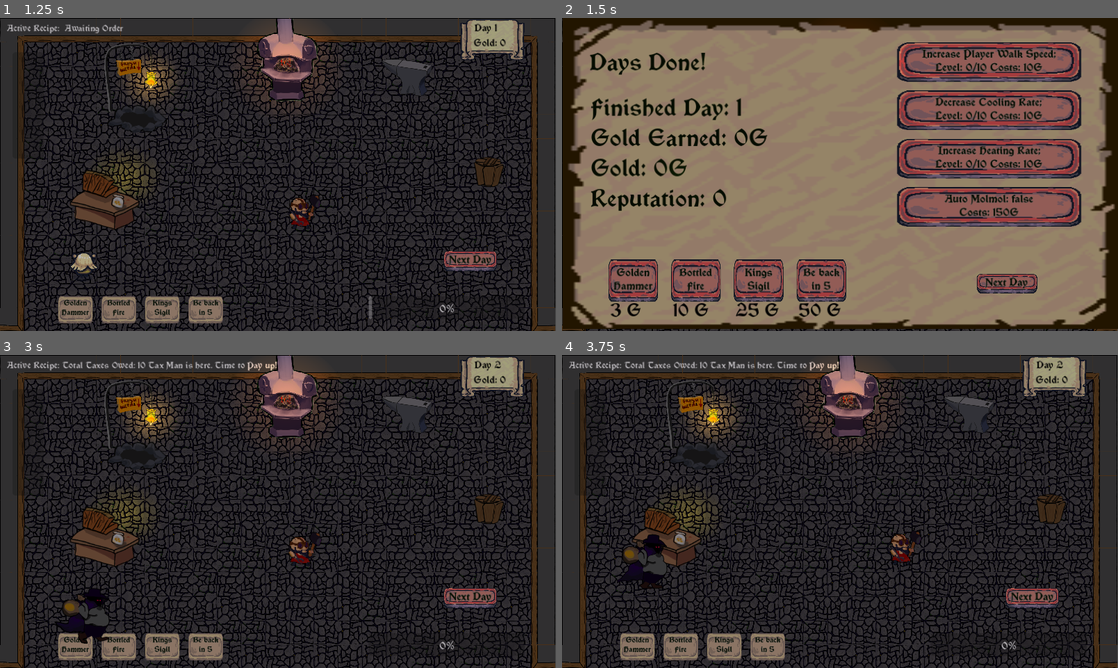
Above: before the commit, frames 1-4 (two rows, left to right).
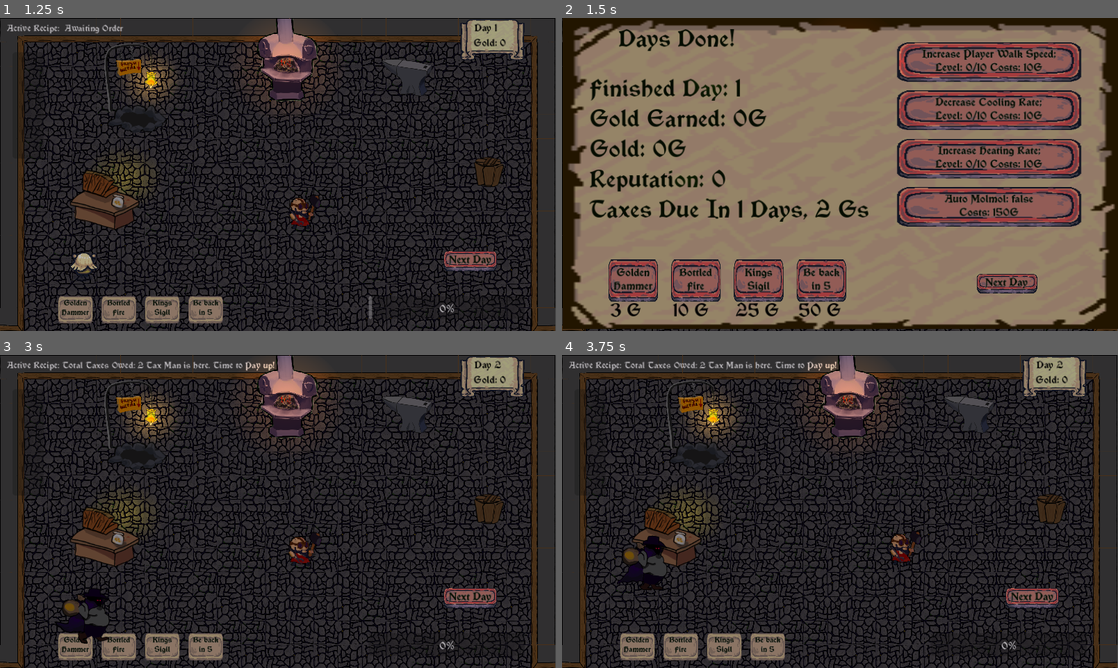
Above: after the commit, the same moments.

Repository: kevinjarocki/BladeRush2.0
Game: Godot game, scene res://menu.tscn
The game is run twice, just before and just after one commit, with the same random seed, the same clock (stepped at 60 frames per second) and the same inputs.
Inputs (mouse positions are in pixels of both pictures, inside the frame that each line leads up to):
- Up to frame 1 (1.25 s): click "Play" at 0.5 s
- Up to frame 2 (1.5 s): click "Next Day" at 1.25 s
- Up to frame 3 (3 s): click "Next Day" at 2 s; click "Next Day" at 2.75 s
- Up to frame 4 (3.75 s): move the mouse to (962, 495) at 3.52 s; hold D (move_right) from 3.53 s (still down); click (962, 495) at 3.6 s

Frame 1 is identical in both runs. In frame 2, 6.5% of the frame differs, in the area x 4-56%, y 3-66%; in frame 3, 0.3%; in frame 4, 0.5%.

Commit message:
ValuesChanged

Diff:
--- a/AnvilGame.tscn
+++ b/AnvilGame.tscn
@@ -112,7 +112,6 @@
 }]
 
 [sub_resource type="ParticleProcessMaterial" id="ParticleProcessMaterial_h4lqw"]
-particle_flag_disable_z = true
 inherit_velocity_ratio = 1.0
 direction = Vector3(1, -0.4, 0)
 spread = 180.0
--- a/EndDay.gd
+++ b/EndDay.gd
@@ -4,6 +4,8 @@
 var moneyPrevTurn = 0
 var moneyEarned = 0
 var beBackIn5Game = false
+var taxesDueDate = 0
+var taxesDueValue = 0
 
 signal nextDayPressed
 signal speedInc
@@ -20,7 +22,8 @@
 	$Control/PlayerSpeedInc.text = "Increase Player Walk Speed; \nLevel: " + str(owner.playerSpeedModInc) + "/10 Costs: " + str(owner.playerSpeedModCost[owner.playerSpeedModInc]) + "G"
 	$Control/CoolingRateDec.text = "Decrease Cooling Rate; \nLevel: " + str(owner.coolingModInc) + "/10 Costs: " + str(owner.coolingModCost[owner.coolingModInc]) + "G"
 	$Control/HeatRateInc.text = "Increase Heating Rate; \nLevel: " + str(owner.heatingModInc) + "/10 Costs: " + str(owner.heatingModCost[owner.heatingModInc]) + "G"
-	$Control/Info.text = "Finished Day: " + str(owner.day) + "\nGold Earned: " + str(moneyEarned) + "G\nGold: " + str(owner.money) + "G\nReputation: " + str(floor(owner.rep))
+	$Control/Info.text = "Finished Day: " + str(owner.day) + "\nGold Earned: " + str(moneyEarned) + "G\nGold: " + str(owner.money) + "G\nReputation: " + str(floor(owner.rep)) + "\nTaxes Due In " + str(taxesDueDate) + " Days, " + str(taxesDueValue) + " Gs"
+
 	$Control/AutoIngot.text = "Auto Molmol: " + str(owner.autoMolmol) + "\nCosts: " + str(owner.autoMolmolCost) + "G"
 
 	$"Control/Golden Hammer".disabled = owner.goldenHammer
@@ -33,6 +36,12 @@
 
 func endDay(day, money):
 	visible = true
+	if owner.day == 1:
+		taxesDueDate = 1
+		taxesDueValue = 2
+	else:
+		taxesDueDate = 5 - (owner.day % 5)
+		taxesDueValue = int(6*pow((((owner.day/5)+1)*5),1.1))
 	moneyEarned = owner.money - moneyPrevTurn
 
 func _on_next_day_pressed():
--- a/Player.gd
+++ b/Player.gd
@@ -71,7 +71,7 @@
 
 func _on_area_2d_body_entered(body):
 	station = body
-	#print(station.name)
+	print(station.name)
 
 func _on_area_2d_body_exited(body):
 	station = null
--- a/Player.tscn
+++ b/Player.tscn
@@ -5,7 +5,7 @@
 
 [sub_resource type="CapsuleShape2D" id="CapsuleShape2D_fl4ui"]
 radius = 43.0
-height = 98.0
+height = 90.0
 
 [sub_resource type="AtlasTexture" id="AtlasTexture_11dum"]
 atlas = ExtResource("3_yvduj")
@@ -186,7 +186,7 @@
 [node name="Area2D" type="Area2D" parent="."]
 
 [node name="CollisionShape2D" type="CollisionShape2D" parent="Area2D"]
-position = Vector2(0, -10)
+position = Vector2(-7, -4)
 shape = SubResource("CapsuleShape2D_fl4ui")
 
 [node name="AnimatedSprite2D" type="AnimatedSprite2D" parent="Area2D"]
@@ -202,6 +202,4 @@
 debug_color = Color(0.729412, 0, 0.137255, 0.419608)
 
 [connection signal="body_entered" from="Area2D" to="." method="_on_area_2d_body_entered"]
-[connection signal="body_entered" from="Area2D" to="Area2D" method="_on_body_entered"]
 [connection signal="body_exited" from="Area2D" to="." method="_on_area_2d_body_exited"]
-[connection signal="body_exited" from="Area2D" to="Area2D" method="_on_body_exited"]
--- a/ShopManager.gd
+++ b/ShopManager.gd
@@ -253,9 +253,9 @@
 			print("rep: ",rep)
 
 			if ingotNode.quality == 100:
-				sellValue = int(recipeValue*materialValue*4)
-			elif ingotNode.quality > 90:
 				sellValue = int(recipeValue*materialValue*2)
+			elif ingotNode.quality > 95:
+				sellValue = int(recipeValue*materialValue*1.3)
 			else:
 				sellValue = int(recipeValue*materialValue*(ingotNode.quality/100))
 
@@ -297,7 +297,7 @@
 		else:
 			activeRecipe = recipeProgression[randi_range(0,recipeProgression.size()-1)]
 
-		challengeRating = 3 + rep/4
+		challengeRating = 2 + rep/4
 		level = floor(challengeRating)
 		if level <= materialProgression.size():
 			activeMaterial = materialProgression[randi_range(0,level-1)]
@@ -354,6 +354,10 @@
 		$AnvilGame.abortAnvilGame()
 		ingotNode.queue_free()
 
+		if autoMolmol:
+			await get_tree().create_timer(.2).timeout
+			playerAtOreBox()
+
 #Checks if player is holding an ingot, returns ingot node or false
 func ingotCheck():
 	for child in $Player.get_children():
@@ -409,13 +413,18 @@
 	day += 1
 	dayTimer = 0.00
 	#START HERE -------------------------------------------------------------
-	if(day == 2 || day % 5 == 0):
+	if day == 2:
 		taxManHere = true
-		taxesOwed = int(5*pow(day,1.1))
+		taxesOwed = 2
 		createTaxMan()
 		activeRecipe = "Tax Man is here. Time to Pay up!"
 		activeMaterial = "Total Taxes Owed: " + str(snappedf(taxesOwed,1.0))
-
+	elif(day % 5 == 0):
+		taxManHere = true
+		taxesOwed = int(6*pow(day,1.1))
+		createTaxMan()
+		activeRecipe = "Tax Man is here. Time to Pay up!"
+		activeMaterial = "Total Taxes Owed: " + str(snappedf(taxesOwed,1.0))
 	else:
 		createCustomer()
 
--- a/cash_register.gd
+++ b/cash_register.gd
@@ -15,3 +15,11 @@
 		await get_tree().create_timer(.05).timeout
 
 	$Label.visible = false
+
+
+
+
+func _on_area_2d_area_entered(area):
+	print(area.name)
+	print("here")
+	pass # Replace with function body.
--- a/cash_register.tscn
+++ b/cash_register.tscn
@@ -69,11 +69,11 @@
 "speed": 15.0
 }]
 
+[sub_resource type="RectangleShape2D" id="RectangleShape2D_hmlun"]
+size = Vector2(41.7754, 30.8874)
+
 [sub_resource type="RectangleShape2D" id="RectangleShape2D_lui1a"]
-size = Vector2(18.7166, 11.2462)
-
-[sub_resource type="RectangleShape2D" id="RectangleShape2D_hmlun"]
-size = Vector2(23.1765, 23.7596)
+size = Vector2(21.262, 10.177)
 
 [sub_resource type="Gradient" id="Gradient_sk8cu"]
 offsets = PackedFloat32Array(0, 0.655844)
@@ -95,23 +95,22 @@
 script = ExtResource("2_gf6xs")
 metadata/_edit_group_ = true
 
-[node name="StaticBody2D" type="StaticBody2D" parent="."]
-position = Vector2(177, 392)
-scale = Vector2(6.67857, 6.31325)
-collision_layer = 129
-
-[node name="CollisionShape2D" type="CollisionShape2D" parent="StaticBody2D"]
-position = Vector2(-27.1016, -57.9733)
-shape = SubResource("RectangleShape2D_lui1a")
-debug_color = Color(0.960784, 0, 0.505882, 0.419608)
-
 [node name="Area2D" type="Area2D" parent="."]
-position = Vector2(177, 392)
 scale = Vector2(6.67857, 6.31325)
 
 [node name="CollisionShape2D" type="CollisionShape2D" parent="Area2D"]
-position = Vector2(-26.861, -60.8245)
+position = Vector2(-0.449196, -0.475189)
+scale = Vector2(1, 1)
 shape = SubResource("RectangleShape2D_hmlun")
+
+[node name="StaticBody2D" type="StaticBody2D" parent="."]
+scale = Vector2(6.67857, 6.31325)
+
+[node name="CollisionShape2D" type="CollisionShape2D" parent="StaticBody2D"]
+position = Vector2(-0.748663, 5.08851)
+scale = Vector2(1, 1)
+shape = SubResource("RectangleShape2D_lui1a")
+debug_color = Color(0.960784, 0, 0.505882, 0.419608)
 
 [node name="Ding" type="AudioStreamPlayer2D" parent="."]
 stream = ExtResource("2_lrslc")
@@ -140,3 +139,5 @@
 offset_bottom = 14.0
 text = "test"
 label_settings = SubResource("LabelSettings_roa4a")
+
+[connection signal="area_entered" from="Area2D" to="." method="_on_area_2d_area_entered"]
--- a/end_day.tscn
+++ b/end_day.tscn
@@ -43,18 +43,22 @@
 
 [node name="Info" type="Label" parent="Control"]
 layout_mode = 0
-offset_left = 59.0
-offset_top = 153.0
-offset_right = 309.0
-offset_bottom = 314.0
-text = "INFO"
+offset_left = 57.0
+offset_top = 113.0
+offset_right = 307.0
+offset_bottom = 450.0
+text = "Line 1
+2
+3
+4
+5"
 
 [node name="DaysDone" type="Label" parent="Control"]
 layout_mode = 0
-offset_left = 57.0
-offset_top = 59.0
-offset_right = 377.0
-offset_bottom = 185.0
+offset_left = 117.0
+offset_top = 10.0
+offset_right = 372.0
+offset_bottom = 74.0
 text = "Days Done!"
 
 [node name="NextDay" type="Button" parent="Control"]
--- a/ore_box.tscn
+++ b/ore_box.tscn
@@ -93,7 +93,7 @@
 size = Vector2(9.88312, 6.76665)
 
 [sub_resource type="RectangleShape2D" id="RectangleShape2D_wqsir"]
-size = Vector2(15.0909, 25.7333)
+size = Vector2(15.0909, 24.8667)
 
 [node name="OreBox" type="AnimatedSprite2D"]
 modulate = Color(0.54902, 0.54902, 0.54902, 1)
@@ -118,5 +118,5 @@
 scale = Vector2(9.625, 7.5)
 
 [node name="CollisionShape2D" type="CollisionShape2D" parent="Area2D"]
-position = Vector2(-36.1558, -11.4667)
+position = Vector2(-36.1558, -11.9)
 shape = SubResource("RectangleShape2D_wqsir")
Not shown: 1 places in shop.tscn that only renumber resources
